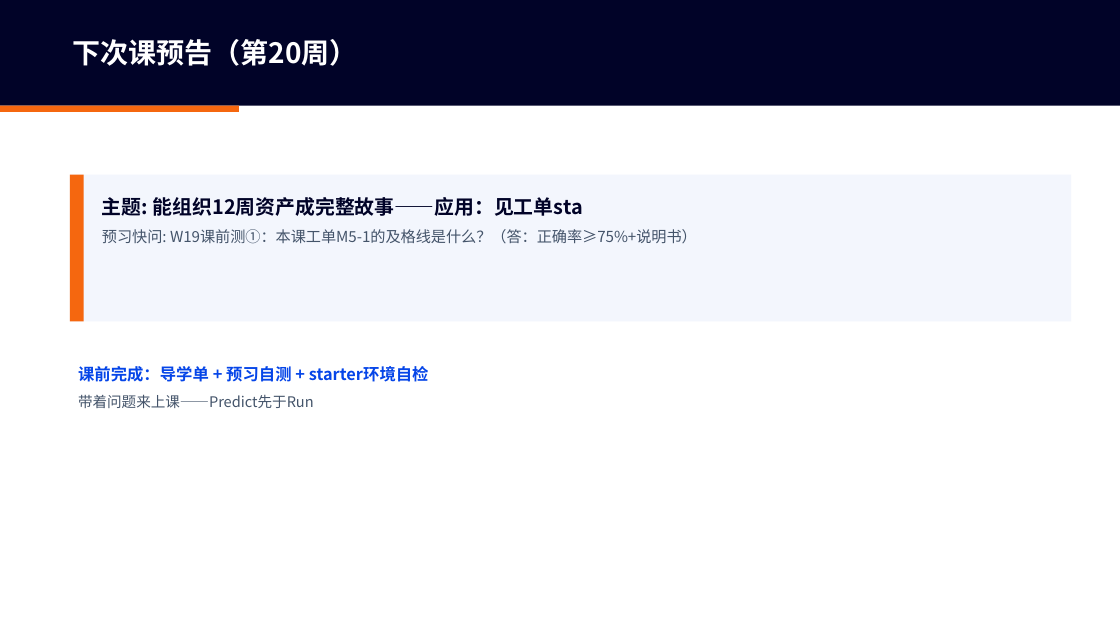
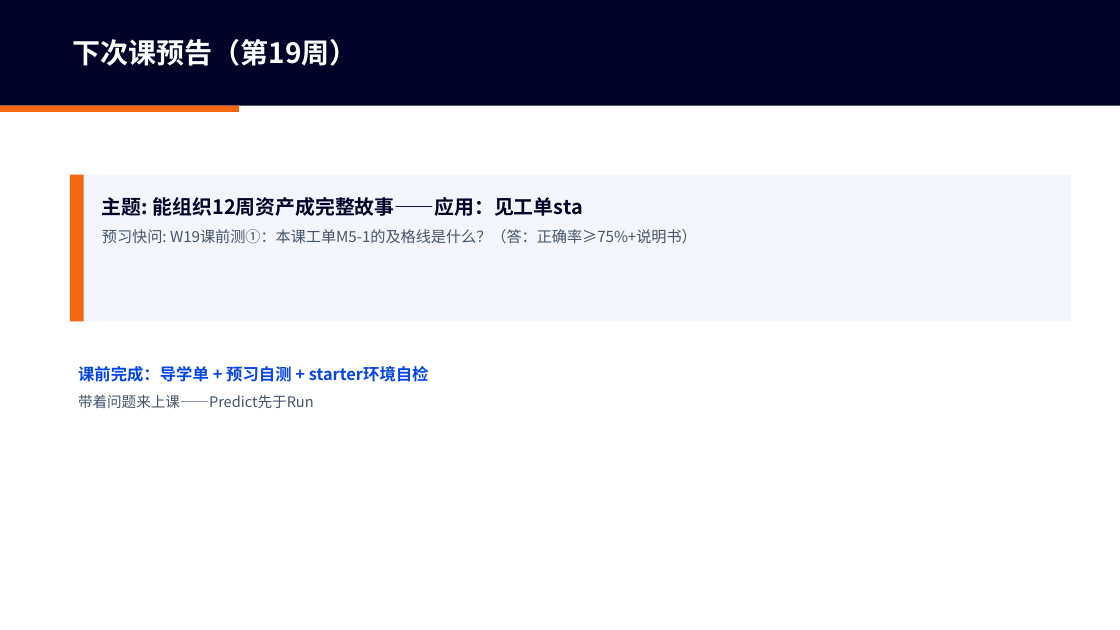
Before and after one commit to tianqiongenze/ai-course-teaching-resources, a slide deck: slide 69 of 05-AI应用基础48课时版/V2授课PPT/W19-第21次课-多智能体检修调度（上）：.pptx. Drawn at 1120x630 pixels with LibreOffice and Linux fonts; fonts in the diff are those of the drawing. Boxes give left, top, right and bottom in pixels: in the first picture for what was removed or moved away, otherwise in the second. Text is boxed around its words. In the diff, an @@ line names an element or a change of style, - is before the commit and + after.

```diff
--- a/05-AI应用基础48课时版/V2授课PPT/W19-第21次课-多智能体检修调度（上）：.pptx
+++ b/05-AI应用基础48课时版/V2授课PPT/W19-第21次课-多智能体检修调度（上）：.pptx
@@ text at box(73, 39, 358, 66): text changed @@
-下次课预告（第20周）
+下次课预告（第19周）
```
Also in this commit, not shown: 27 other files.
